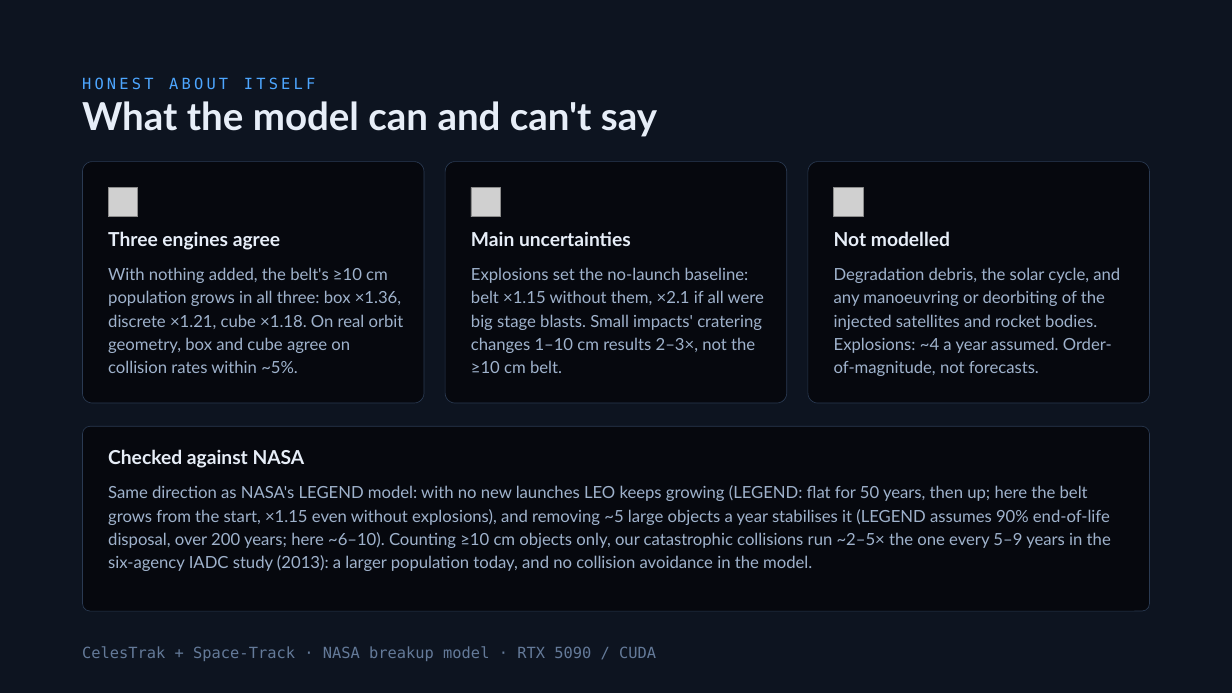
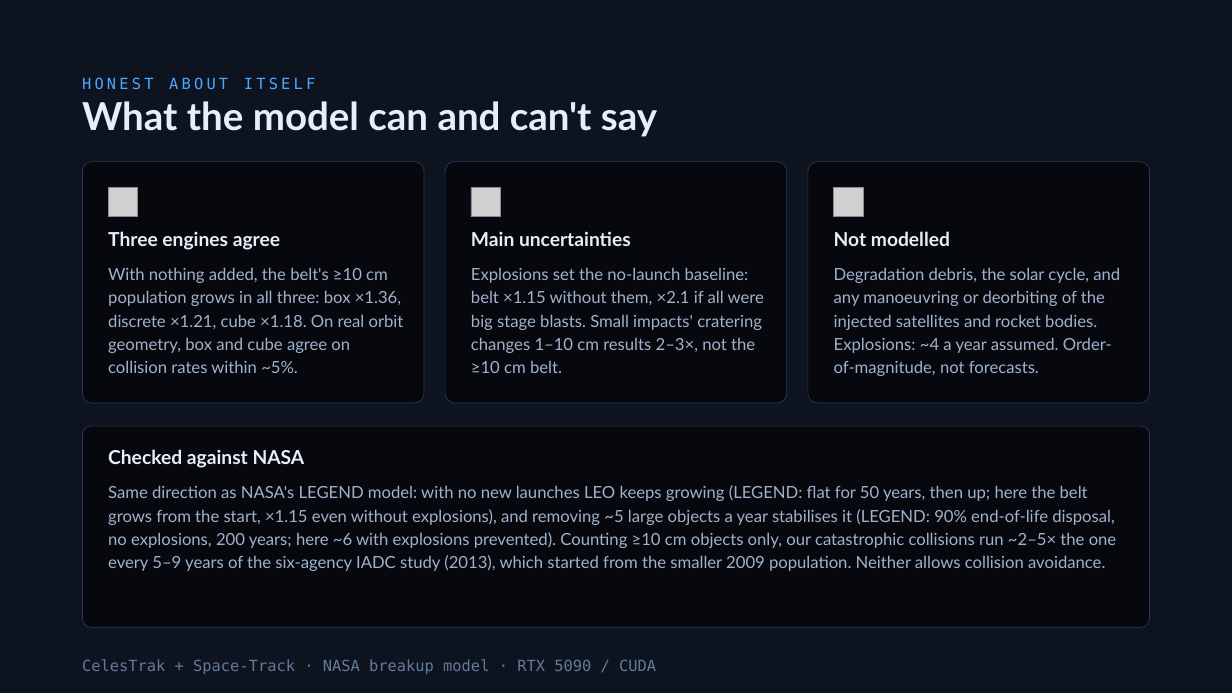
Before and after one commit to TimKadyrov/DebrisCascade, a slide deck: slide 23 of Barrel of Nails — Kessler Study.pptx. Drawn at 1232x693 pixels with LibreOffice and Linux fonts; fonts in the diff are those of the drawing; grey boxes stand for pictures. Boxes give left, top, right and bottom in pixels: in the first picture for what was removed or moved away, otherwise in the second. Text is boxed around its words. In the diff, an @@ line names an element or a change of style, - is before the commit and + after.

```diff
--- a/Barrel of Nails — Kessler Study.pptx
+++ b/Barrel of Nails — Kessler Study.pptx
@@ rounded rectangle resized from (x1=82, y1=426, x2=1150, y2=611) to (x1=82, y1=426, x2=1150, y2=628) @@
@@ text at (x1=108, y1=485, x2=1117, y2=571): text changed @@
-Same direction as NASA's LEGEND model: with no new launches LEO keeps growing (LEGEND: flat for 50 years, then up; here the belt grows from the start, ×1.15 even without explosions), and removing ~5 large objects a year stabilises it (LEGEND assumes 90% end-of-life disposal, over 200 years; here ~6–10). Counting ≥10 cm objects only, our catastrophic collisions run ~2–5× the one every 5–9 years in the six-agency IADC study (2013): a larger population today, and no collision avoidance in the model.
+Same direction as NASA's LEGEND model: with no new launches LEO keeps growing (LEGEND: flat for 50 years, then up; here the belt grows from the start, ×1.15 even without explosions), and removing ~5 large objects a year stabilises it (LEGEND: 90% end-of-life disposal, no explosions, 200 years; here ~6 with explosions prevented). Counting ≥10 cm objects only, our catastrophic collisions run ~2–5× the one every 5–9 years of the six-agency IADC study (2013), which started from the smaller 2009 population. Neither allows collision avoidance.
@@ text "CelesTrak + Space-Track · NASA ..." moved from (x1=82, y1=646, x2=656, y2=661) to (x1=82, y1=659, x2=656, y2=674) @@
```
Also in this commit, not shown: 1 other slide changed, 2 other files.
